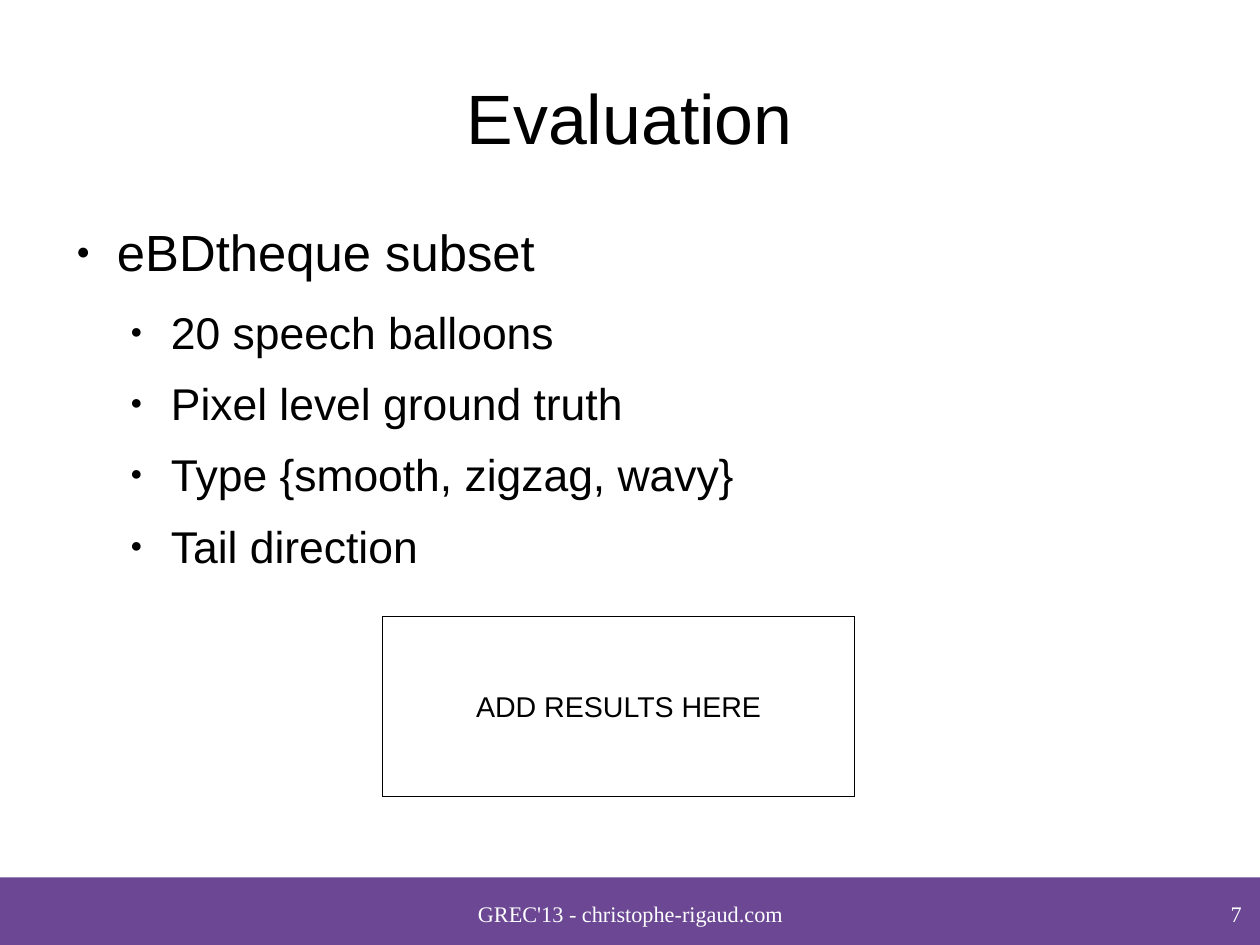
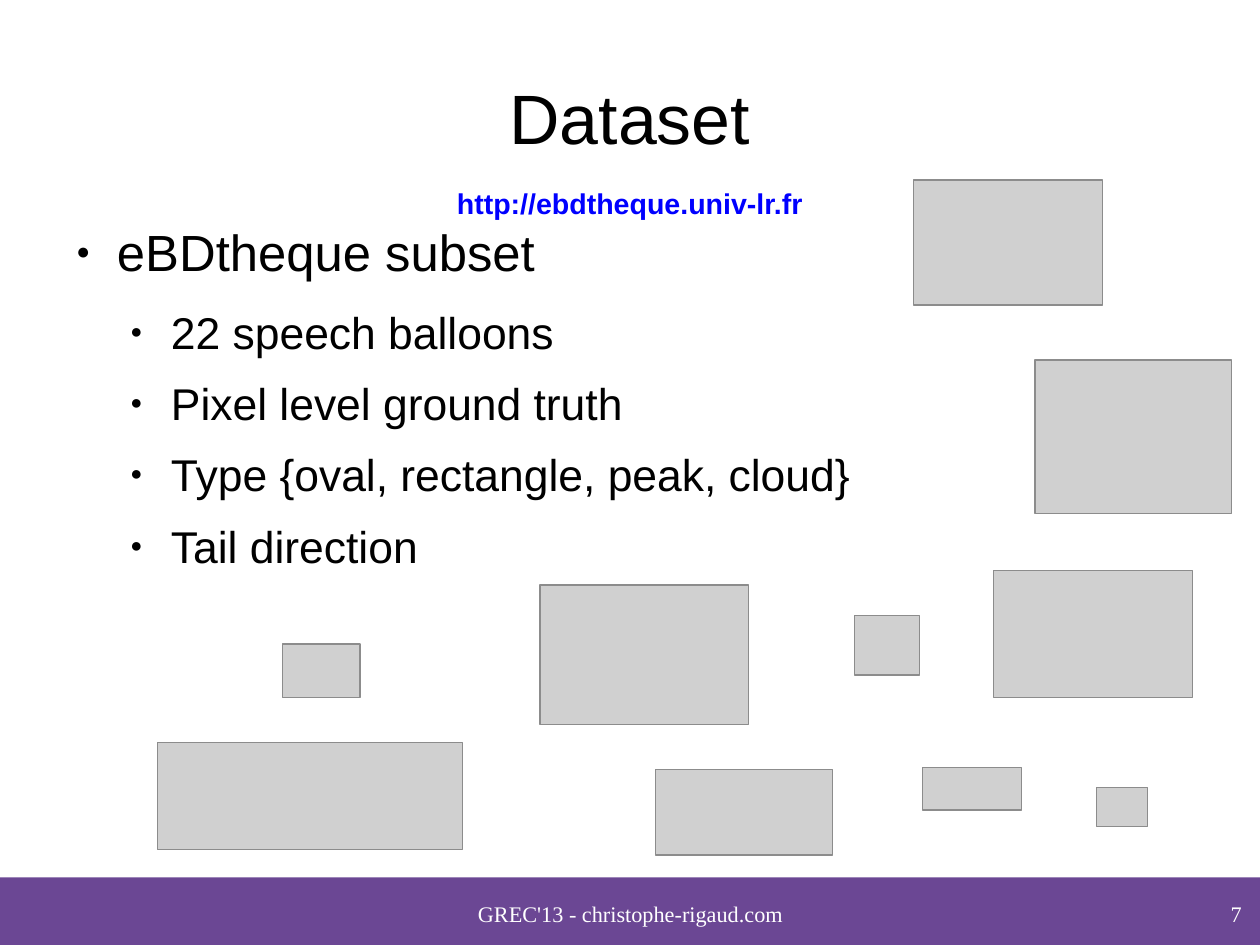
Before and after one commit to crigaud/publication, a slide deck: slide 7 of 2013/GREC/speech_balloon_contour_classification_in_comics/presentation/2013_Rigaud_Speech_balloon_contour_classification_in_comics.odp. Drawn at 1260x945 pixels with LibreOffice and Linux fonts; fonts in the diff are those of the drawing; grey boxes stand for pictures; background and template pictures are left out. Boxes give left, top, right and bottom in pixels: in the first picture for what was removed or moved away, otherwise in the second. Text is boxed around its words. In the diff, an @@ line names an element or a change of style, - is before the commit and + after.

```diff
--- a/2013/GREC/speech_balloon_contour_classification_in_comics/presentation/2013_Rigaud_Speech_balloon_contour_classification_in_comics.odp
+++ b/2013/GREC/speech_balloon_contour_classification_in_comics/presentation/2013_Rigaud_Speech_balloon_contour_classification_in_comics.odp
@@ title at [509, 96, 750, 145]: text changed @@
-Evaluation
+Dataset
@@ text added at [457, 193, 803, 219], 18 pt, text #0000FF, bold @@
+http://ebdtheque.univ-lr.fr
@@ picture added at [914, 180, 1103, 304] @@
@@ text at [171, 316, 554, 358]: text changed @@
-  ● 20 speech balloons
+  ● 22 speech balloons
@@ picture added at [1036, 360, 1233, 513] @@
@@ text at [171, 458, 850, 501]: text changed @@
-  ● Type {smooth, zigzag, wavy}
+  ● Type {oval, rectangle, peak, cloud}
@@ picture added at [540, 585, 748, 725] @@
@@ picture added at [994, 571, 1193, 697] @@
@@ rectangle removed at [383, 616, 855, 796] @@
-ADD RESULTS HERE
@@ picture added at [855, 616, 919, 676] @@
@@ picture added at [282, 644, 360, 697] @@
@@ picture added at [158, 743, 463, 851] @@
@@ picture added at [655, 769, 832, 855] @@
@@ picture added at [923, 767, 1021, 810] @@
@@ picture added at [1096, 788, 1148, 827] @@
```
Also in this commit, not shown: 5 other slides changed, 3 slides added, 1 slide removed, 1 other file.
